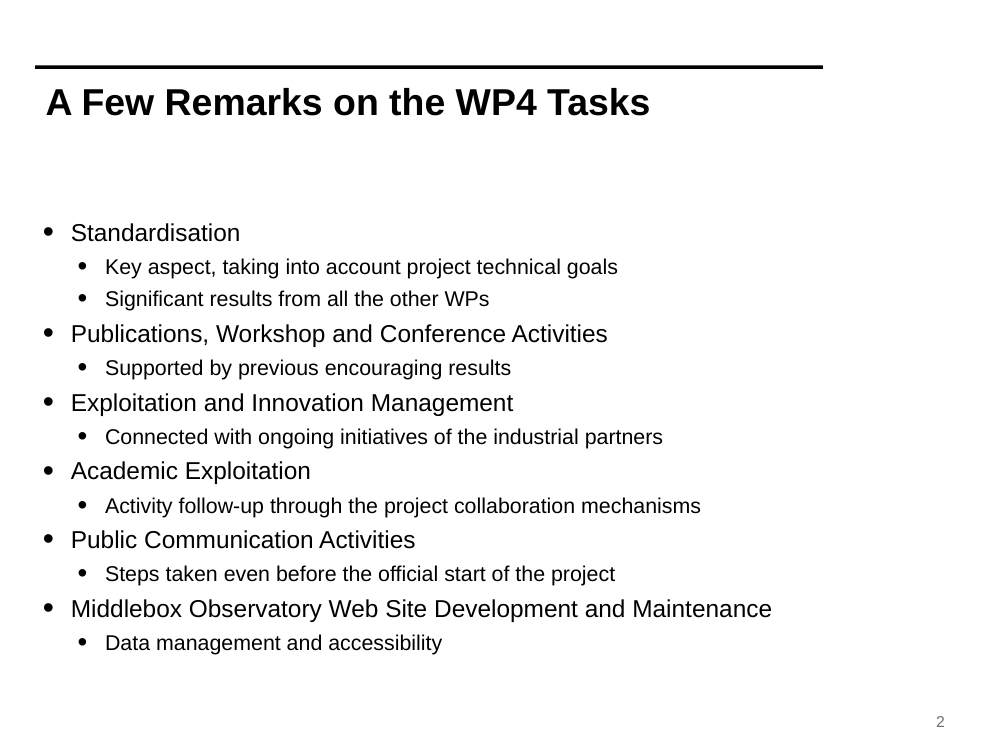
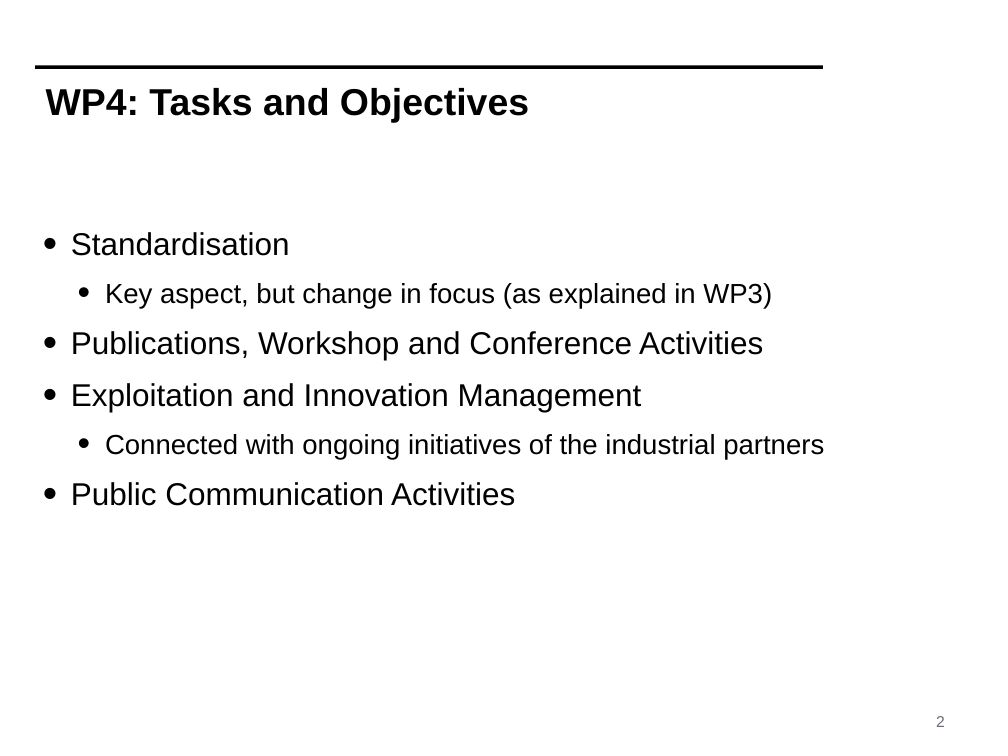
Before and after one commit to mami-project/roadshows, a slide deck: slide 2 of review2-zurich/WP4-ReviewM18.pptx. Drawn at 1008x756 pixels with LibreOffice and Linux fonts; fonts in the diff are those of the drawing; background and template pictures are left out. Boxes give left, top, right and bottom in pixels: in the first picture for what was removed or moved away, otherwise in the second. Text is boxed around its words. In the diff, an @@ line names an element or a change of style, - is before the commit and + after.

```diff
--- a/review2-zurich/WP4-ReviewM18.pptx
+++ b/review2-zurich/WP4-ReviewM18.pptx
@@ title at (46,88,529,123): text changed @@
-A Few Remarks on the WP4 Tasks
+WP4: Tasks and Objectives
@@ text at (71,232,824,506): size 24.8 to 32 pt in "Standardisation", "Publications, Workshop and Conference Activities", "Exploitation and Innovation Management", "Public Communication Activities"; size 21.7 to 28 pt in "Connected with ongoing initiatives of the industrial ..."; line spacing 1 to 1.2 @@
@@ text at (105,283,772,308): text changed; size 21.7 to 28 pt @@
-  • Key aspect, taking into account project technical goals
-  • Significant results from all the other WPs
+  • Key aspect, but change in focus (as explained in WP3)
@@ text at (105,359,511,380): paragraph removed @@
-  • Supported by previous encouraging results
@@ text at (71,461,701,518): paragraphs removed @@
-• Academic Exploitation
-  • Activity follow-up through the project collaboration mechanisms
@@ text at (71,565,772,655): paragraphs removed @@
-  • Steps taken even before the official start of the project
-• Middlebox Observatory Web Site Development and Maintenance
-  • Data management and accessibility
```
Also in this commit, not shown: 11 other slides changed, 4 slides added, 3 slides removed.
